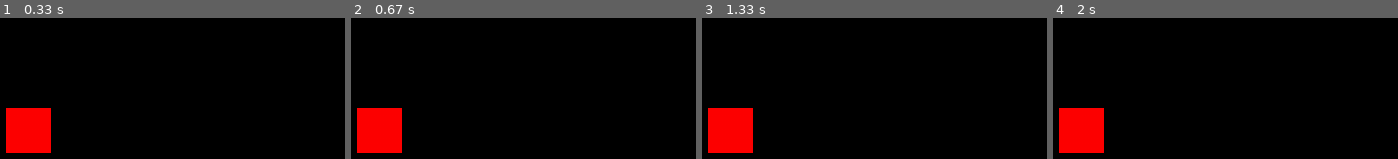
Above: before the commit, frames 1-4 (left to right).
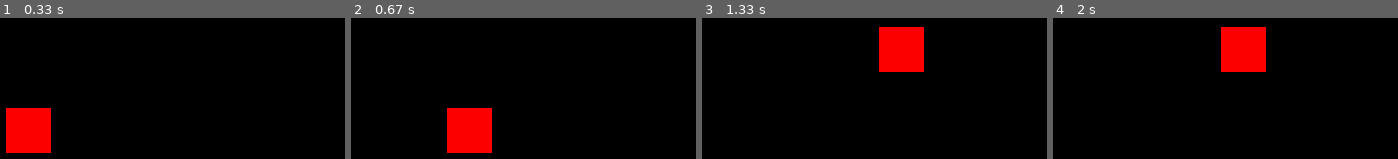
Above: after the commit, the same moments.

Repository: cnrnival/Game
Game: pygame game, started from pygame1.py
Two runs of this game, one before a commit and one after it. Both use one fixed random seed, a clock stepped at 60 frames per second and the inputs below.
Inputs:
- Up to frame 1 (0.33 s): no input
- Up to frame 2 (0.67 s): hold D from 0.33 s (still down)
- Up to frame 3 (1.33 s): release D at 0.8 s; hold W 0.83-1.13 s; hold D from 1.17 s (still down)
- Up to frame 4 (2 s): release D at 1.63 s; hold A from 1.67 s (still down)

Frame 1 is identical in both runs. In frame 2, 8.3% of the frame differs, in the area x 1-41%, y 63-96%; in frame 3, 8.3%; in frame 4, 8.3%.

Commit message:
Atualização dos arquivos "personagem.py" e "pygamepy"
Atualização:
Foi adicionado gestão de teclas para a movimentação do personagem dentro do game.

Diff:
--- a/personagem.py
+++ b/personagem.py
@@ -11,4 +11,5 @@
         self.rect = pygame.Rect(self.x, self.y, self.largura, self.altura)
 
     def desenhar(self, janela):
+        self.rect = pygame.Rect(self.x, self.y, self.largura, self.altura)
         pygame.draw.rect(janela, self.color, self.rect)
--- a/pygame1.py
+++ b/pygame1.py
@@ -11,13 +11,29 @@
 
 cubo = Cubo(100, 100)
 
+def gestao_teclas(teclas):
+    if teclas[pygame.K_w]:
+        cubo.y -= cubo.velocidade
+    if teclas[pygame.K_s]:
+        cubo.y += cubo.velocidade
+    if teclas[pygame.K_a]:
+        cubo.x -= cubo.velocidade
+    if teclas[pygame.K_d]:
+        cubo.x += cubo.velocidade
+
+
 while jogando:
     eventos = pygame.event.get()
+
+    teclas = pygame.key.get_pressed()
+
+    gestao_teclas(teclas)
 
     for evento in eventos:
         if evento.type == pygame.QUIT:
             jogando = False
 
+    JANELA.fill("black")
     cubo.desenhar(JANELA)
     pygame.display.update()
 
